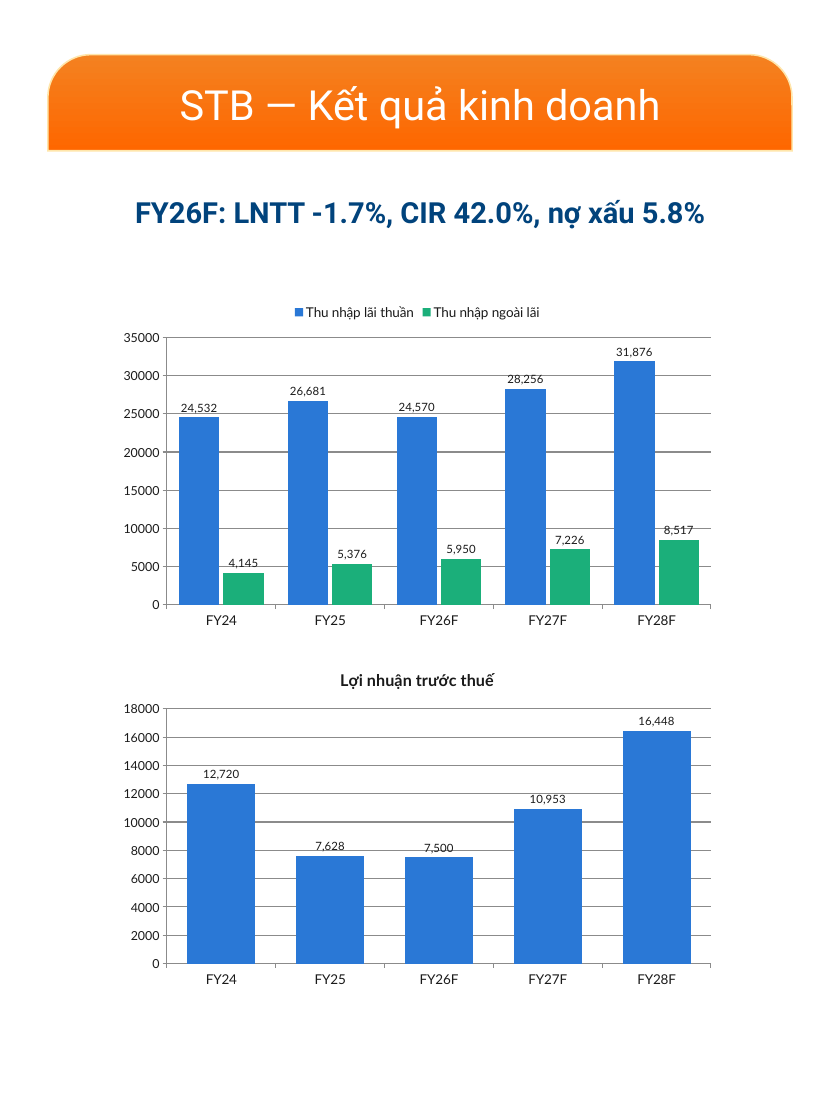
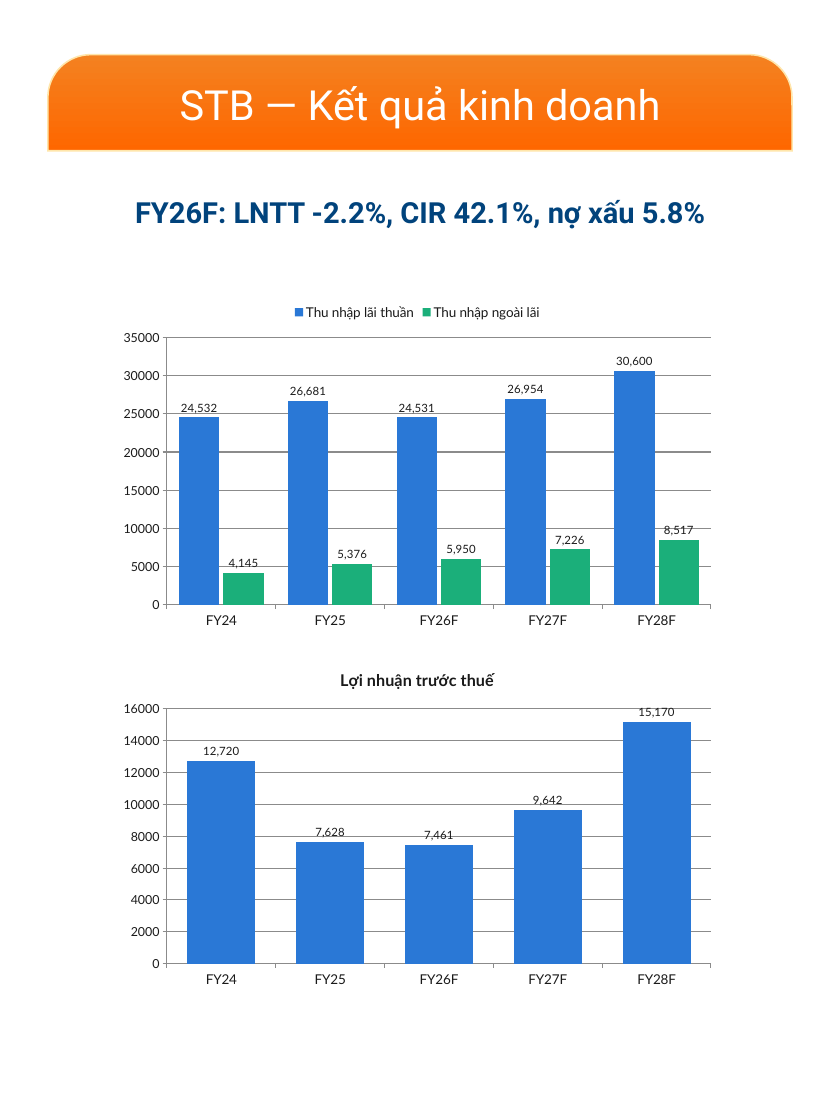
Before and after one commit to datquanton/verbose-guide, a slide deck: slide 8 of MASVN_Mobile_Report_STB_FPT_2Q26_EN_VN.pptx. Drawn at 840x1120 pixels with LibreOffice and Linux fonts; fonts in the diff are those of the drawing; background and template pictures are left out. Boxes give left, top, right and bottom in pixels: in the first picture for what was removed or moved away, otherwise in the second. Text is boxed around its words. In the diff, an @@ line names an element or a change of style, - is before the commit and + after.

```diff
--- a/MASVN_Mobile_Report_STB_FPT_2Q26_EN_VN.pptx
+++ b/MASVN_Mobile_Report_STB_FPT_2Q26_EN_VN.pptx
@@ text at box(135, 200, 705, 229): text changed @@
-FY26F: LNTT -1.7%, CIR 42.0%, nợ xấu 5.8%
+FY26F: LNTT -2.2%, CIR 42.1%, nợ xấu 5.8%
@@ column chart at box(111, 296, 724, 635) @@
@@ Thu nhập lãi thuần, FY26F: 24570 to 24531 @@
@@ Thu nhập lãi thuần, FY27F: 28256 to 26954 @@
@@ Thu nhập lãi thuần, FY28F: 31876 to 30600 @@
@@ column chart at box(111, 655, 724, 995) @@
@@ Lợi nhuận trước thuế, FY26F: 7500 to 7461 @@
@@ Lợi nhuận trước thuế, FY27F: 10953 to 9642 @@
@@ Lợi nhuận trước thuế, FY28F: 16448 to 15170 @@
```
Also in this commit, not shown: 7 other slides changed, 12 other files.
